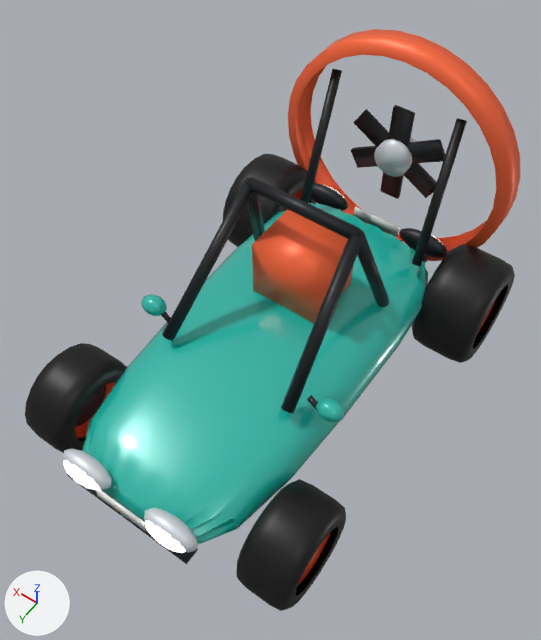
Before and after pictures for a commit that changed the glTF model godot/assets/cars/twister.glb.
Rendered twice from a camera (50 mm lens) standing at (-2.06, 3.07, 5.51) and looking at (-0.05, 0.26, 1.1). Every picture has the same lights, and +X, +Y and +Z are marked at lower left. The first picture is the older version. Vertices at exactly the same position are counted once.

Names of what the first picture shows: 'Body', 'Wheel_FL', 'Wheel_FR', 'Wheel_RL', 'Wheel_RR'.
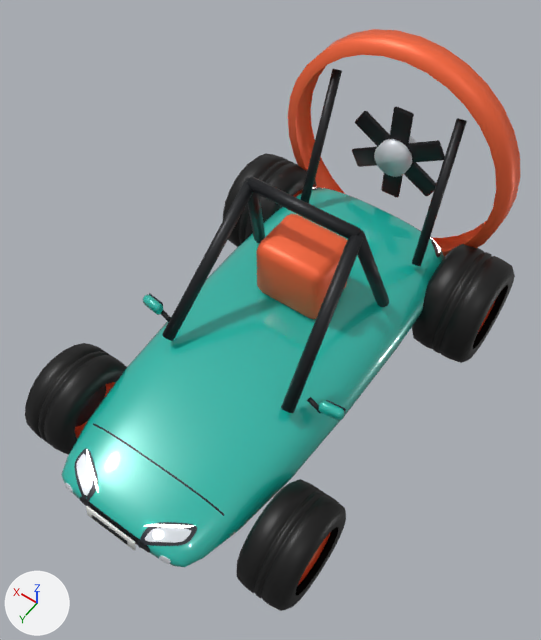
Location of each change, [x1, y1, x2, y2] in pixels of the pictures (541 x 640 px; the box of a moved part takes in the faces that stretch with it):
'Body', reshaped
    before: [62, 29, 520, 564]
    after: [61, 29, 520, 567]
'Wheel_FR', reshaped
    before: [25, 343, 127, 453]
    after: [25, 343, 127, 455]
part 1 of me_body, moved or reshaped (mostly hidden)
    before: [161, 312, 171, 323]
    after: [160, 310, 171, 322]
part 2 of me_body, moved or reshaped
    before: [307, 395, 317, 410]
    after: [307, 397, 321, 413]
part 3 of me_body, moved or reshaped
    before: [95, 488, 148, 533]
    after: [91, 515, 128, 544]
part 4 of me_body, moved or reshaped (not visible afterwards)
    before: [354, 207, 400, 237]
part 5 of me_body, rebuilt (11% narrower, 8% shorter)
    before: [252, 209, 353, 324]
    after: [257, 214, 347, 320]
part 6 of me_body, rebuilt
    before: [380, 105, 415, 199]
    after: [381, 107, 414, 197]
part 7 of me_body, rebuilt (11% wider, 69% shorter)
    before: [353, 109, 437, 198]
    after: [352, 140, 445, 167]
part 8 of me_body, rebuilt (14% narrower, 187% taller)
    before: [351, 139, 445, 168]
    after: [355, 111, 436, 196]
part 9 of me_body, built on
    before: [62, 365, 291, 564]
    after: [61, 365, 291, 567]
part 10 of me_body, built on
    before: [241, 183, 448, 345]
    after: [239, 187, 444, 345]
part 11 of me_body, moved or reshaped
    before: [141, 294, 167, 316]
    after: [143, 293, 164, 315]
part 12 of me_body, moved or reshaped
    before: [316, 398, 345, 423]
    after: [319, 400, 346, 421]

The change, as a list of edits to the scene's bpy script:
```text
Change me_body:
    used by ob_body; location = (0.0, 0.0, 0.0)
    remove me_body.from_pydata(...)  # 1594 vertices, 3008 faces; spans x -1.05..1.05, y -1.77..1.96, z 0.3..2.4
    add me_body.from_pydata(...)  # 3008 vertices, 5324 faces; spans x -1.05..1.05, y -1.77..2.07, z 0.3..2.4
    me_body part 1: the loose piece of 12 vertices spanning x 0.62..0.78, y 0.58..0.64, z 0.92..1.02 is scaled about its middle by (0.857, 0.79, 0.844), then moved by (-0.01, 0.0, -0.01)
    me_body part 2: the loose piece of 12 vertices spanning x -0.78..-0.62, y 0.58..0.64, z 0.92..1.02 is scaled about its middle by (0.857, 0.79, 0.844), then moved by (0.01, 0.0, -0.01)
    me_body part 3: the loose piece of 8 vertices spanning x -0.23..0.23, y 1.91..1.93, z 0.64..0.75 is scaled about its middle by (0.696, 0.496, 0.315), then moved by (0.0, 0.14, -0.06)
    me_body part 4: the loose piece of 8 vertices spanning x -0.23..0.23, y -1.47..-1.45, z 0.65..0.76 is scaled about its middle by (0.696, 0.499, 0.318), then moved by (0.0, -0.05, 0.0)
    me_body part 5: the loose piece of 8 vertices spanning x -0.3..0.3, y -0.5..0.0, z 0.93..1.48 is rebuilt with 56 vertices and now spans x -0.3..0.3, y -0.5..0.0, z 0.93..1.48
    me_body part 6: the loose piece of 8 vertices spanning x -0.09..0.09, y -1.68..-1.64, z 0.9..1.8 is rebuilt with 44 vertices and now spans x -0.09..0.09, y -1.68..-1.64, z 0.9..1.8
    me_body part 7: the loose piece of 8 vertices spanning x -0.44..0.44, y -1.68..-1.64, z 1.05..1.65 is rebuilt with 44 vertices and now spans x -0.43..0.43, y -1.68..-1.64, z 1.05..1.65
    me_body part 8: the loose piece of 8 vertices spanning x -0.43..0.43, y -1.68..-1.64, z 1.05..1.65 is rebuilt with 44 vertices and now spans x -0.43..0.43, y -1.68..-1.64, z 1.06..1.64
    me_body part 9: 52 vertices moved from x -0.7..0.7, y 1.53..1.85, z 0.46..0.81 to x -0.71..0.71, y 1.54..1.85, z 0.46..0.81; 393 vertices removed from x -0.61..0.66, y 1.53..1.96, z 0.5..0.86; 1133 vertices added at x -0.63..0.68, y 1.54..2.06, z 0.49..0.81
    me_body part 10: 50 vertices moved from x -0.79..0.79, y -1.42..-0.95, z 0.43..0.96 to x -0.82..0.82, y -1.42..-0.96, z 0.43..0.97; 387 vertices removed from x -0.74..0.74, y -1.48..-1.2, z 0.48..0.92; 844 vertices added at x -0.78..0.78, y -1.51..-1.27, z 0.45..0.95
    me_body part 11: 3 vertices moved from x 0.9..0.91, y 0.56, z 0.97..1.03 to x 0.75..0.9, y 0.56..0.57, z 0.97..1.03; 83 vertices removed from x 0.7..0.92, y 0.52..0.68, z 0.92..1.08; 69 vertices added at x 0.73..0.91, y 0.54..0.64, z 0.95..1.05
    me_body part 12: 3 vertices moved from x -0.91..-0.9, y 0.56, z 0.97..1.03 to x -0.9..-0.75, y 0.56..0.57, z 0.97..1.03; 83 vertices removed from x -0.92..-0.7, y 0.52..0.68, z 0.92..1.08; 69 vertices added at x -0.91..-0.73, y 0.54..0.64, z 0.95..1.05
    other edits to the shape of me_body do not show in these pictures
Change me_wheel_fr:
    used by ob_wheel_fr; location = (1.02, 1.35, 0.42)
    remove me_wheel_fr.from_pydata(...)  # 418 vertices, 712 faces; spans x -0.214..0.214, y -0.42..0.42, z -0.416..0.416
    add me_wheel_fr.from_pydata(...)  # 782 vertices, 1416 faces; spans x -0.214..0.214, y -0.42..0.42, z -0.42..0.42
    me_wheel_fr part 13: 140 vertices moved from x -0.214..0.214, y -0.403..0.403, z -0.416..0.416 to x -0.214..0.214, y -0.406..0.406, z -0.406..0.406; 20 vertices removed from x -0.214..0.214, y -0.403..0.403, z -0.403..0.403; 228 vertices added at x -0.214..0.214, y -0.42..0.42, z -0.42..0.42
    other edits to the shape of me_wheel_fr do not show in these pictures
```
